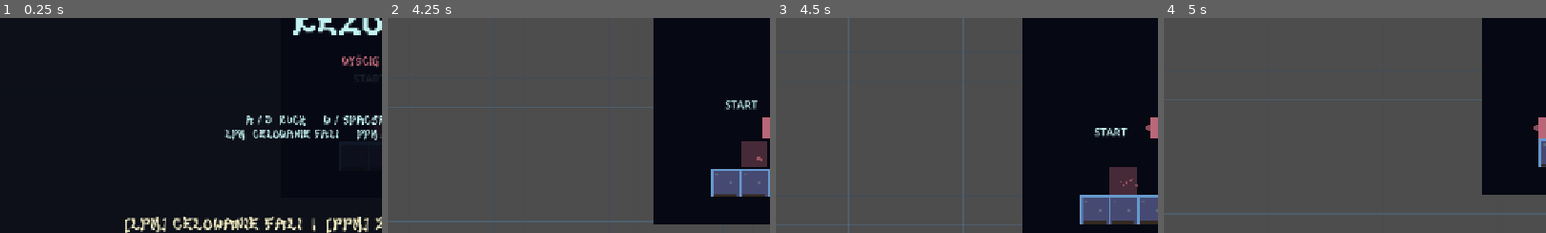
Above: before the commit, frames 1-4 (left to right).
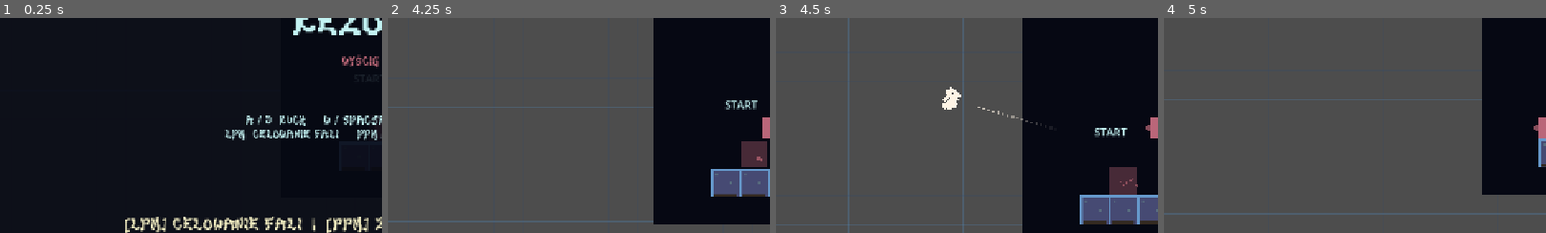
Above: after the commit, the same moments.

Repository: ketr4x/Haven
Game: Godot game, scene res://scenes/game/race.tscn
Same seed, same stepped clock (60 frames per second), same inputs: the game is played once before the commit and once after it.
Inputs (mouse positions are % of the whole screen's width and height, from its top left):
- Up to frame 1 (0.25 s): no input
- Up to frame 2 (4.25 s): tap Enter at 0.5 s; move the mouse to (72, 45) at 0.52 s; press the mouse at (72, 45) at 0.53 s; hold D (move_right) 0.53-2.03 s; tap W (jump) at 0.77, 1.52, 3.02, 3.77 s; move the mouse to (30, 55) at 1.27 s; release the mouse at (30, 55) at 1.28 s; right-click (30, 55) at 1.35 s; tap R (restart_seed) at 2, 3.5 s; move the mouse to (60, 28) at 2.02 s; hold A (move_left) 2.03-2.78 s; hold N (next_seed) 2.03-2.78 s; move the mouse to (45, 70) at 2.77 s; hold D (move_right) from 2.78 s (still down); tap S (slam) at 2.85 s; move the mouse to (80, 65) at 3.52 s; press the mouse at (80, 65) at 3.53 s
- Up to frame 3 (4.5 s): move the mouse to (20, 35) at 4.27 s; release D (move_right) at 4.28 s; release the mouse at (20, 35) at 4.28 s; hold A (move_left) from 4.28 s (still down); right-click (20, 35) at 4.35 s
- Up to frame 4 (5 s): keep holding A (move_left); tap W (jump) at 4.52 s
The pictures show only the part of the screen within x 0-50%, y 24-74%; the shares and areas given below are measured in that part.

Frames 1-2 are identical in both runs. In frame 3, 0.4% of the frame differs, in the area x 43-71%, y 32-52%; in frame 4, nothing differs.

Commit message:
fix: render directional sound waves

Diff:
--- a/scenes/effects/sound_wave.tscn
+++ b/scenes/effects/sound_wave.tscn
@@ -3,5 +3,5 @@
 [ext_resource type="Script" path="res://scripts/effects/sound_wave.gd" id="1_wave"]
 
 [node name="SoundWave" type="Node2D"]
-visible = false
+z_index = 20
 script = ExtResource("1_wave")
--- a/scripts/effects/sound_wave.gd
+++ b/scripts/effects/sound_wave.gd
@@ -65,12 +65,24 @@
 
 
 func _draw() -> void:
-	var color := Color(0.96, 0.96, 1.0, 0.95) if not is_reflected else Color(0.75, 0.95, 0.95, 1.0)
 	var direction := velocity.normalized() if not velocity.is_zero_approx() else Vector2.RIGHT
-	for index in range(12):
-		var progress := float(index) / 11.0
-		var lateral := direction.orthogonal() * sin(progress * TAU * 2.0) * 5.0
-		draw_rect(Rect2(-direction * (progress * 28.0) + lateral, Vector2(2.0, 2.0)), color, true)
+	var color := Color(1.0, 0.96, 0.9, 1.0) if not is_reflected else Color(0.25, 0.96, 1.0, 1.0)
+	var glow_color := Color(color.r, color.g, color.b, 0.28)
+	var half_cone := deg_to_rad(22.5)
+	var front_radius := 30.0 if not is_reflected else 38.0
+	for arc_index in range(7):
+		var arc_radius := front_radius + float(arc_index) * 3.0
+		for pixel_index in range(25):
+			var progress := float(pixel_index) / 24.0
+			var angle := direction.angle() + lerpf(-half_cone, half_cone, progress)
+			var wobble := sin(progress * TAU * 3.0 + float(arc_index)) * 2.0
+			var pixel := (Vector2.from_angle(angle) * (arc_radius + wobble)).round()
+			draw_rect(Rect2(pixel - Vector2.ONE, Vector2(3.0, 3.0)), color, true)
+	for index in range(18):
+		var progress := float(index) / 17.0
+		var trail_position := -direction * lerpf(8.0, 150.0, progress)
+		var alpha := (1.0 - progress) * 0.72
+		draw_rect(Rect2(trail_position.round(), Vector2(4.0, 4.0)), Color(glow_color.r, glow_color.g, glow_color.b, alpha), true)
 
 
 func _physics_process(delta: float) -> void:
